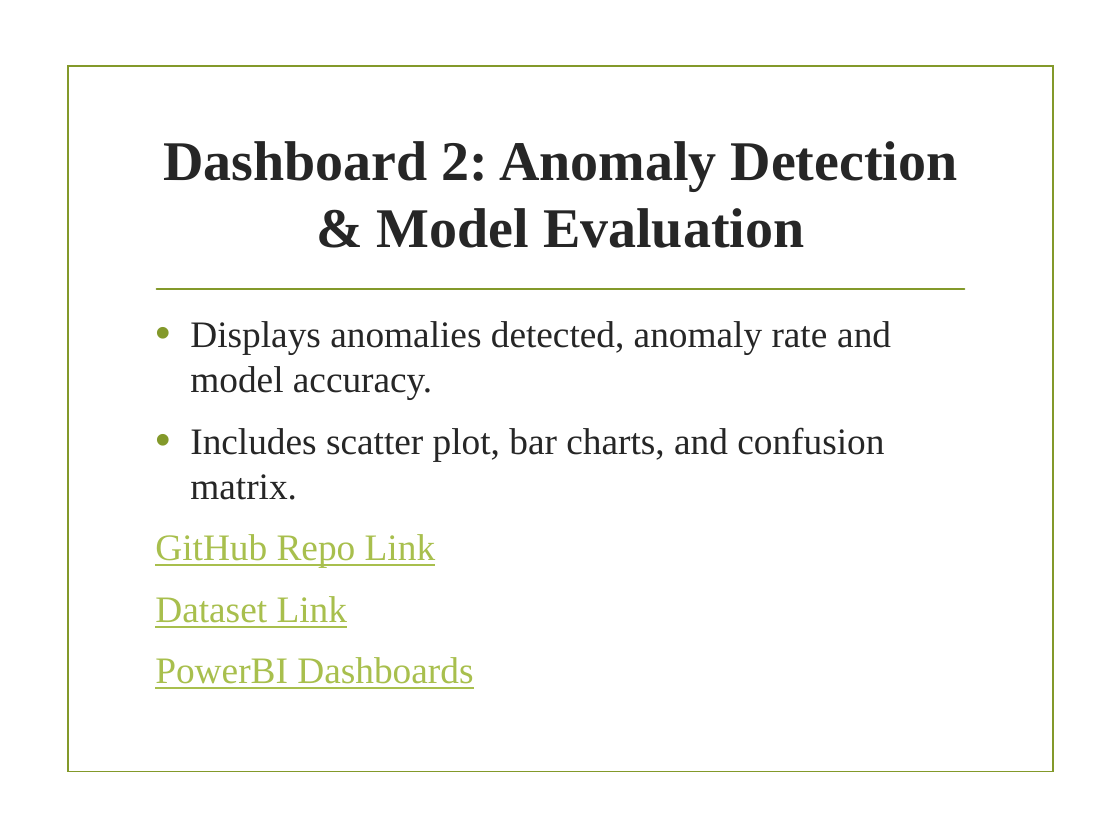
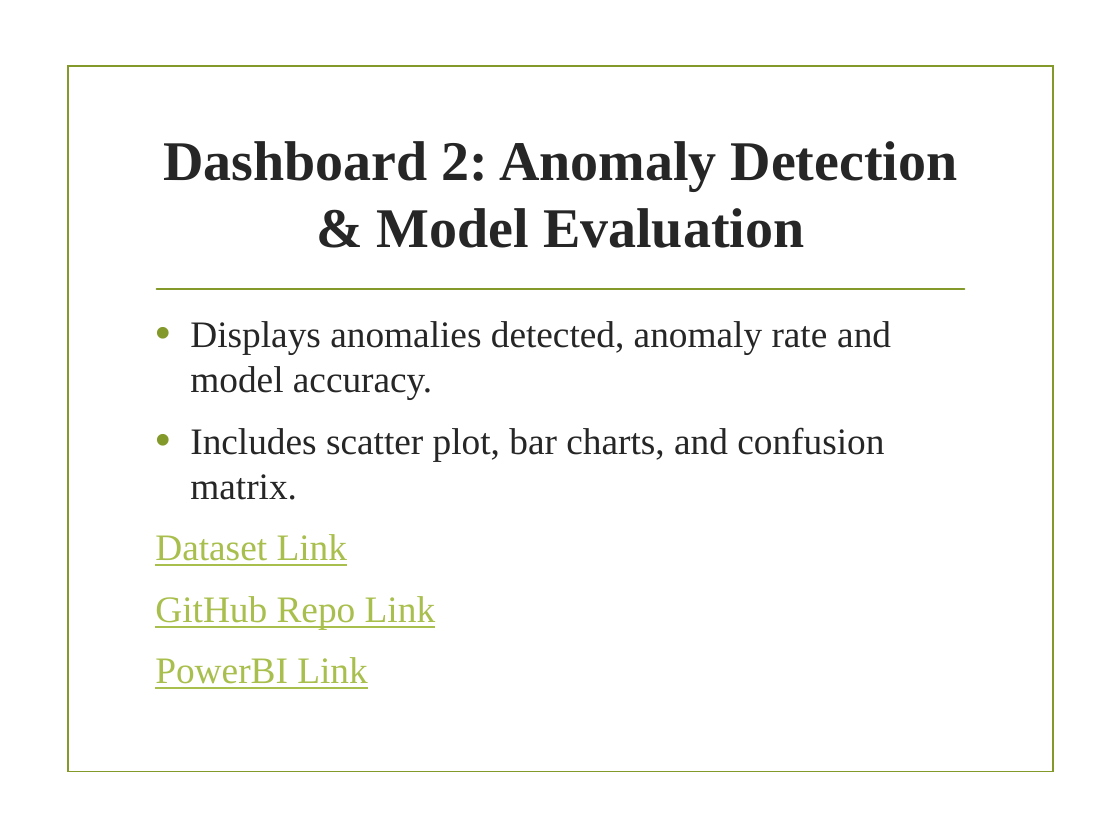
Before and after one commit to Serge731/CyberSecurityBigDataAnalytics, a slide deck: slide 7 of Cybersecurity_Capstone_Presentation.pptx. Drawn at 1120x840 pixels with LibreOffice and Linux fonts; fonts in the diff are those of the drawing; background and template pictures are left out. Boxes give left, top, right and bottom in pixels: in the first picture for what was removed or moved away, otherwise in the second. Text is boxed around its words. In the diff, an @@ line names an element or a change of style, - is before the commit and + after.

```diff
--- a/Cybersecurity_Capstone_Presentation.pptx
+++ b/Cybersecurity_Capstone_Presentation.pptx
@@ text at <box>155,534,347,566</box>: paragraph added @@
+Dataset Link
@@ text at <box>155,657,368,689</box>: text changed @@
-Dataset Link
-PowerBI Dashboards
+PowerBI Link
```
Also in this commit, not shown: 9 other slides changed, 2 slides added, 2 slides removed.
